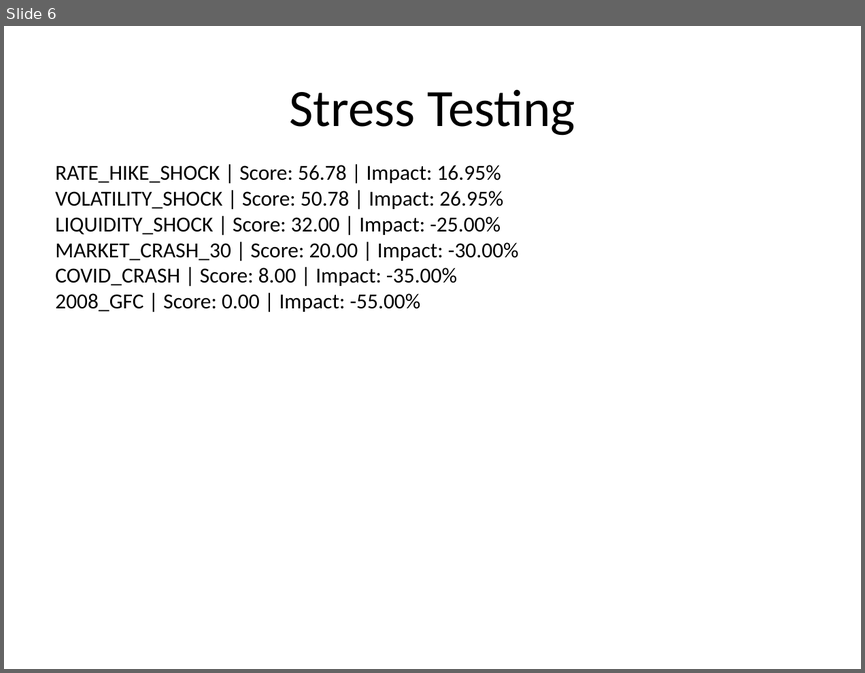
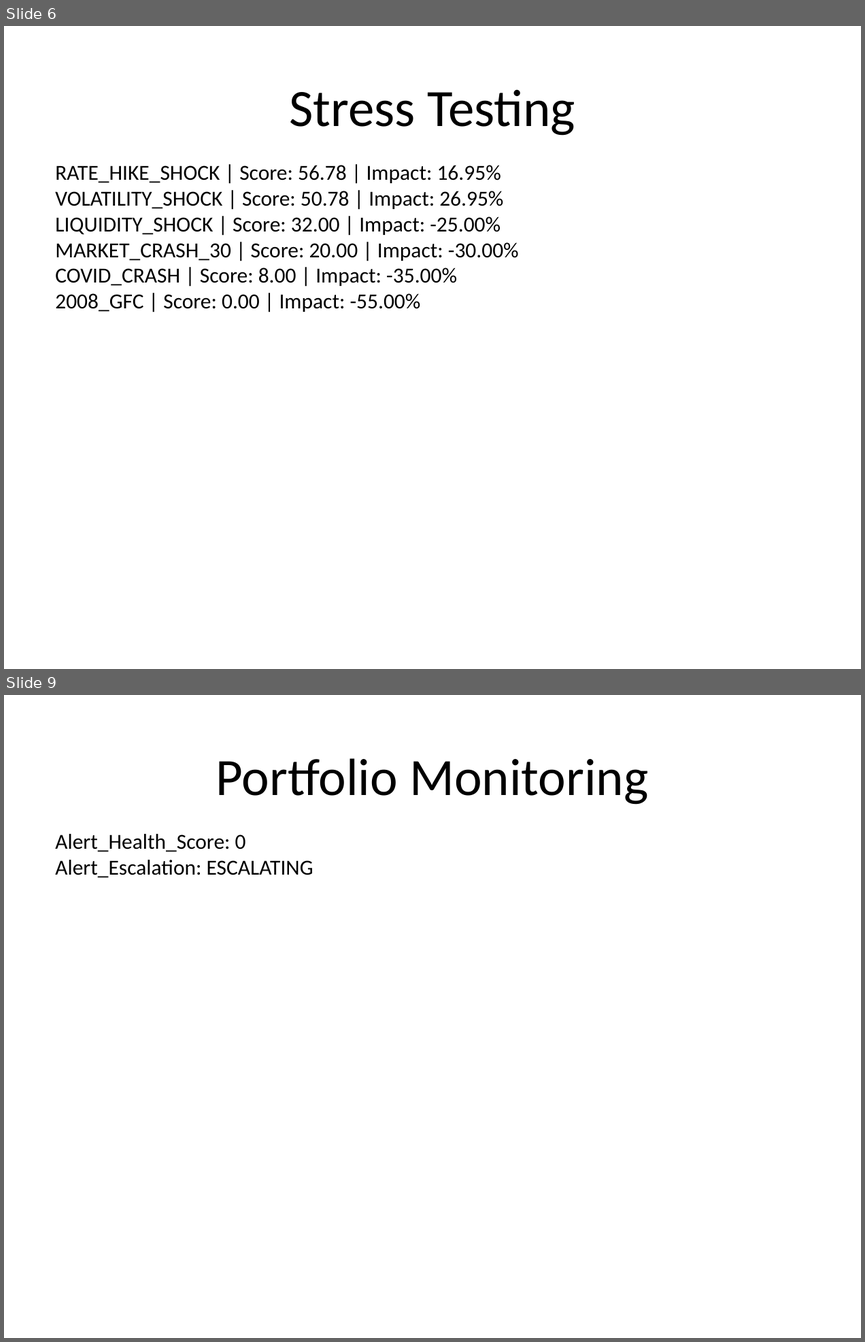
Before and after one commit to sakshinekkala28/Institutional_Quant_Platform, a slide deck: data/reports/investment_committee_presentation.pptx. Shown one above the other, each under a label of ours: slide 6 before the commit, slides 6 and 9 after it; the slides between them are not shown. The pictures are 865x673 and 865x1342 pixels, drawn with LibreOffice and Linux fonts; fonts in the diff are those of the drawing. Boxes give left, top, right and bottom in pixels: in the first picture for what was removed or moved away, otherwise in the second. Text is boxed around its words. In the diff, an @@ line names an element or a change of style, - is before the commit and + after.

```diff
--- a/data/reports/investment_committee_presentation.pptx
+++ b/data/reports/investment_committee_presentation.pptx
@@ slide 9 added at bbox=[4, 695, 861, 1338], background #FFFFFF @@
@@ title added at bbox=[215, 758, 648, 804], 44 pt, text #000000 @@
+Portfolio Monitoring
@@ text added at bbox=[55, 834, 313, 878], 18 pt, text #000000 @@
+Alert_Health_Score: 0
+Alert_Escalation: ESCALATING
```
Also in this commit, not shown: 2 slides changed, 1 other slide added, 1 slide removed, 9 other files.
